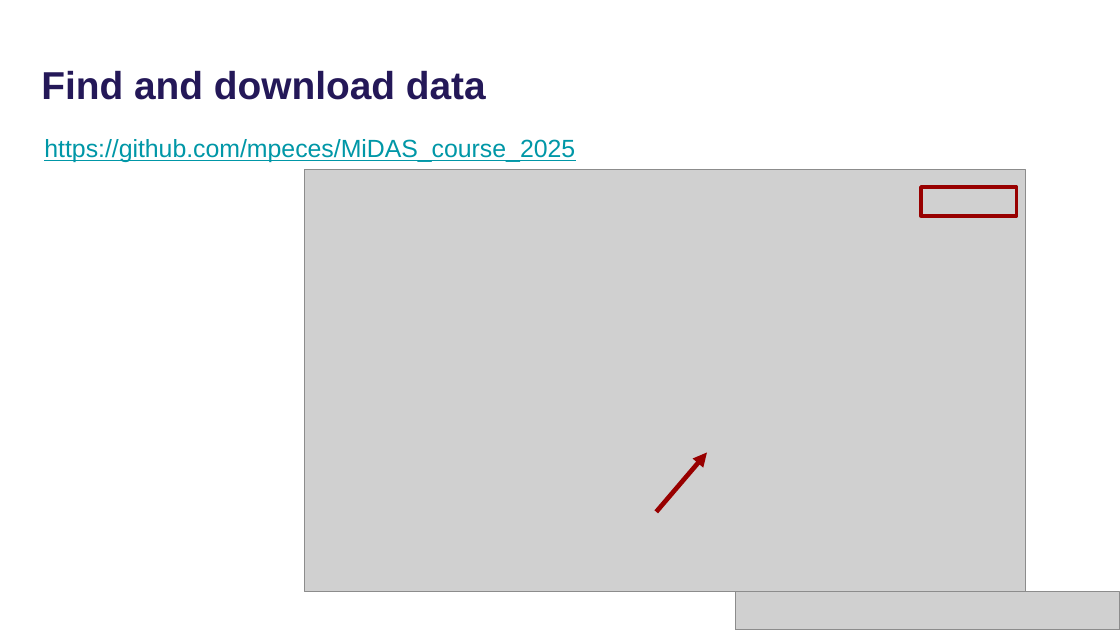
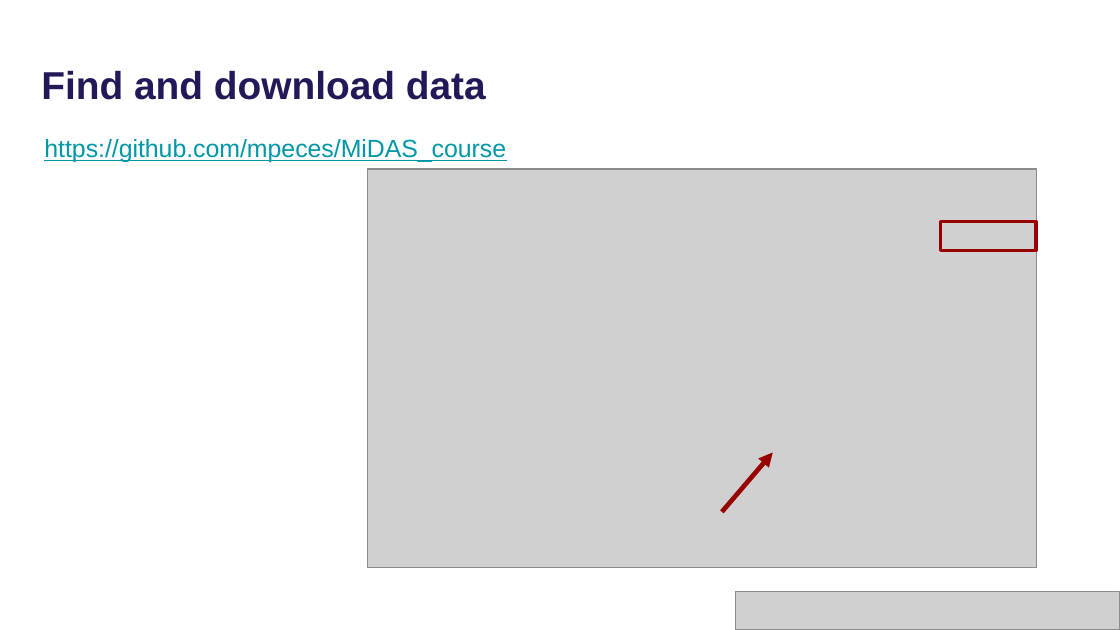
Before and after one commit to mpeces/MiDAS_course_2025, a slide deck: slide 9 of presentations/Hands-on_Setup.pptx. Drawn at 1120x630 pixels with LibreOffice and Linux fonts; fonts in the diff are those of the drawing; grey boxes stand for pictures. Boxes give left, top, right and bottom in pixels: in the first picture for what was removed or moved away, otherwise in the second. Text is boxed around its words. In the diff, an @@ line names an element or a change of style, - is before the commit and + after.

Commit message:
Updated slides

```diff
--- a/presentations/Hands-on_Setup.pptx
+++ b/presentations/Hands-on_Setup.pptx
@@ text at <box>44,139,506,162</box>: text changed @@
-https://github.com/mpeces/MiDAS_course_2025
+https://github.com/mpeces/MiDAS_course
@@ picture: place and size @@
-picture at <box>305,170,1026,592</box>
+picture at <box>367,169,1036,568</box>
@@ rectangle: place and size @@
-rectangle at <box>921,187,1016,216</box>
+rectangle at <box>941,222,1036,251</box>
@@ arrow moved from (656, 512) - (707, 452) to (722, 512) - (773, 452) @@
```
Also in this commit, not shown: 3 other slides changed.
